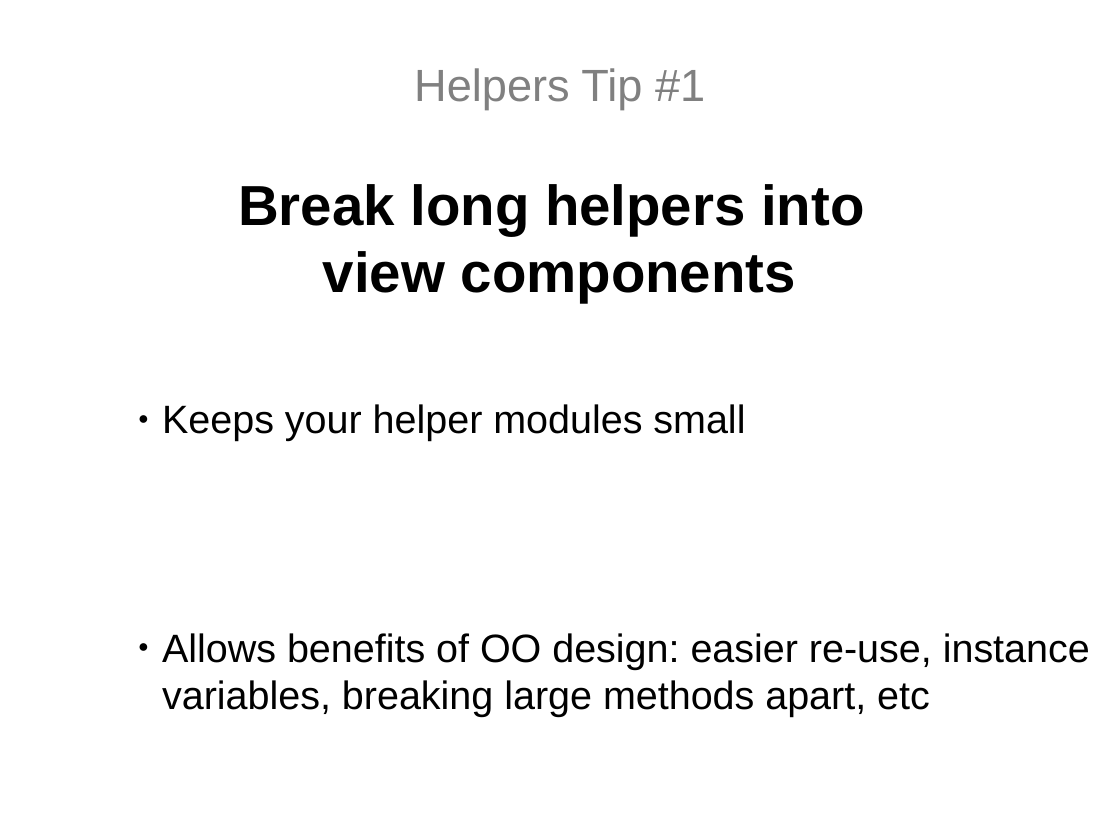
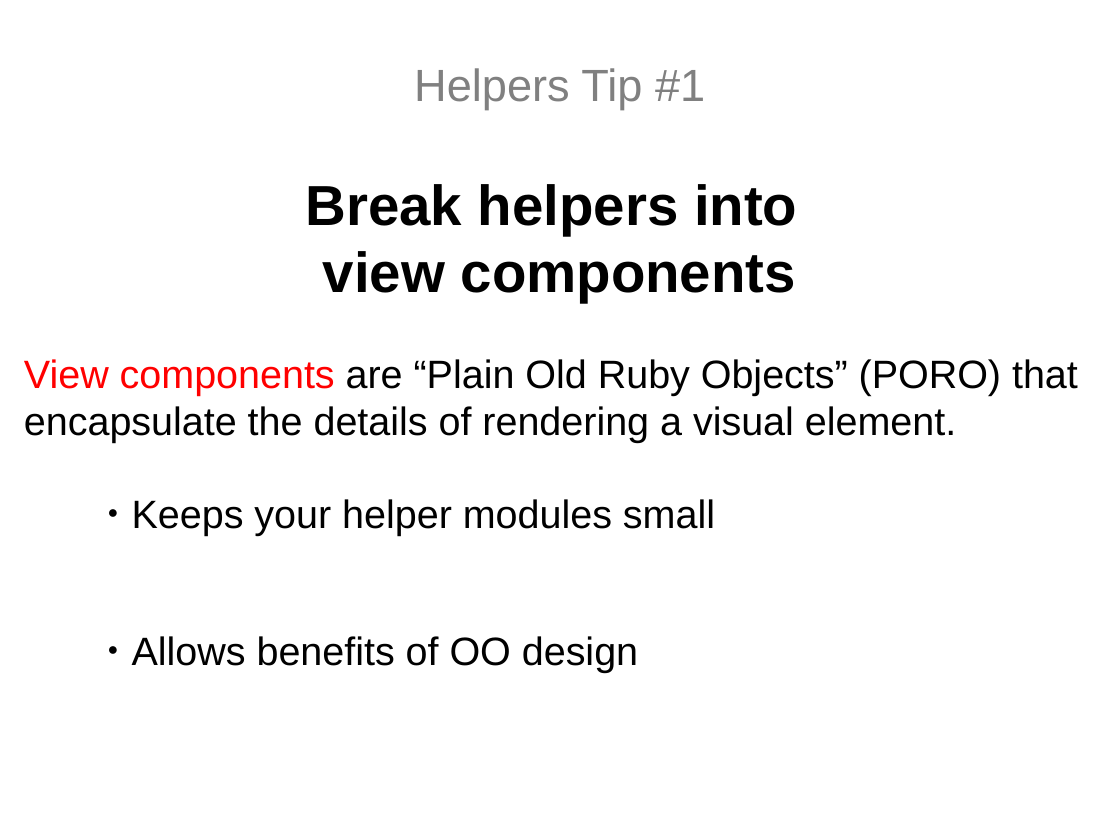
Before and after one commit to topdan/growing-your-rails-app, a slide deck: slide 14 of growing-your-rails-app.odp. Drawn at 1120x840 pixels with LibreOffice and Linux fonts; fonts in the diff are those of the drawing. Boxes give left, top, right and bottom in pixels: in the first picture for what was removed or moved away, otherwise in the second. Text is boxed around its words. In the diff, an @@ line names an element or a change of style, - is before the commit and + after.

```diff
--- a/growing-your-rails-app.odp
+++ b/growing-your-rails-app.odp
@@ text at <box>306,184,797,235</box>: text changed @@
-Break long helpers into
+Break helpers into
@@ text at <box>132,251,796,535</box>: more space between paragraphs; indent changed; less space between paragraphs @@
@@ text at <box>24,359,1078,443</box>: paragraph added @@
+View components are “Plain Old Ruby Objects” (PORO) that encapsulate the details of rendering a visual element.
@@ text at <box>132,636,638,673</box>: text changed @@
-● Allows benefits of OO design: easier re-use, instance variables, breaking large methods apart, etc
+● Allows benefits of OO design
```
Also in this commit, not shown: 6 other slides changed, 1 slide removed, 5 other files.
